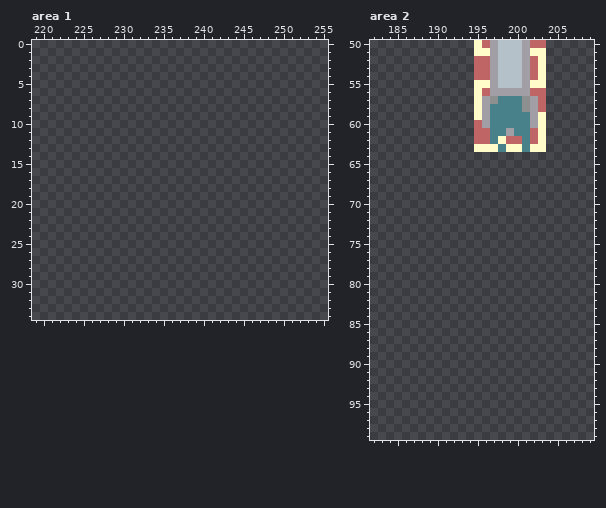
Pixel-art file: assets/sprites/Sprite-0001.aseprite. The first picture shows the starting point.
256x256 pixels, 1 frame. Colours within 5 levels of each other are drawn and written as one. Shown: area 1: x 219..255, y 0..34; area 2: x 182..209, y 50..99.
Now the later version:
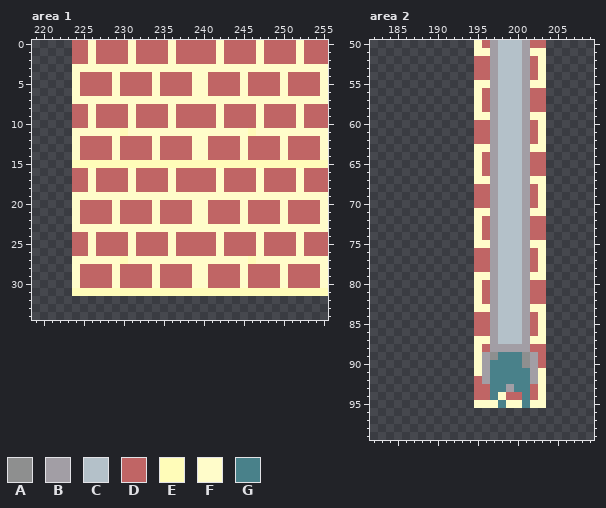
Palette (. is transparent): A #8e8f8f  B #a29ea5  C #b4c1c9  D #c06565  E #fffcb9  F #fffcca  G #49818a
Difference:
Changed rows in their new state; - is an unchanged pixel.
Area 1, layer "Layer 1":
first column x 224:
 0 DDFDDDDFDDDDFDDDDDFDDDDFDDDDFDDD
 1 DDFDDDDFDDDDFDDDDDFDDDDFDDDDFDDD
 2 DDFDDDDFDDDDFDDDDDFDDDDFDDDDFDDD
 3 FFFFFFFFFFFFFFFFFFFFFFFFFFFFFFFF
 4 FDDDDFDDDDFDDDDFFDDDDFDDDDFDDDDF
 5 FDDDDFDDDDFDDDDFFDDDDFDDDDFDDDDF
 6 FDDDDFDDDDFDDDDFFDDDDFDDDDFDDDDF
 7 FFFFFFFFFFFFFFFFFFFFFFFFFFFFFFFF
 8 DDFDDDDFDDDDFDDDDDFDDDDFDDDDFDDD
 9 DDFDDDDFDDDDFDDDDDFDDDDFDDDDFDDD
10 DDFDDDDFDDDDFDDDDDFDDDDFDDDDFDDD
11 FFFFFFEFFFFFFFFFFFFFFFEFFFFFFFFF
12 FDDDDFDDDDFDDDDFFDDDDFDDDDFDDDDF
13 FDDDDFDDDDFDDDDFFDDDDFDDDDFDDDDF
14 FDDDDFDDDDFDDDDFFDDDDFDDDDFDDDDF
15 EEEEEEEEEEEEEEEEEEEEEEEEEEEEEEEE
16 DDFDDDDFDDDDFDDDDDFDDDDFDDDDFDDD
17 DDFDDDDFDDDDFDDDDDFDDDDFDDDDFDDD
18 DDFDDDDFDDDDFDDDDDFDDDDFDDDDFDDD
19 FFFFFFFFFFFFFFFFFFFFFFFFFFFFFFFF
20 FDDDDFDDDDFDDDDFFDDDDFDDDDFDDDDF
21 FDDDDFDDDDFDDDDFFDDDDFDDDDFDDDDF
22 FDDDDFDDDDFDDDDFFDDDDFDDDDFDDDDF
23 FFFFFFFFFFFFFFFFFFFFFFFFFFFFFFFF
24 DDFDDDDFDDDDFDDDDDFDDDDFDDDDFDDD
25 DDFDDDDFDDDDFDDDDDFDDDDFDDDDFDDD
26 DDFDDDDFDDDDFDDDDDFDDDDFDDDDFDDD
27 FFFFFFEFFFFFFFFFFFFFFFEFFFFFFFFF
28 FDDDDFDDDDFDDDDFFDDDDFDDDDFDDDDF
29 FDDDDFDDDDFDDDDFFDDDDFDDDDFDDDDF
30 FDDDDFDDDDFDDDDFFDDDDFDDDDFDDDDF
31 EEEEEEEEEEEEEEEEEEEEEEEEEEEEEEEE
Area 2, layer "Layer 1":
first column x 195:
 56 ---CCC---
 57 -DBCCCBD-
 58 -DBCCCBD-
 59 -FBCCCBF-
 60 -DBCCCBD-
 61 --BCCCB--
 62 --BCCCB--
 63 --BCCCB--
 64 FDBCCCBDD
 65 FDBCCCBDD
 66 FDBCCCBDD
 67 FFBCCCBFF
 68 DDBCCCBDF
 69 DDBCCCBDF
 70 DDBCCCBDF
 71 FFBCCCBFF
 72 FDBCCCBDD
 73 FDBCCCBDD
 74 FDBCCCBDD
 75 FFBCCCBFF
 76 DDBCCCBDF
 77 DDBCCCBDF
 78 DDBCCCBDF
 79 FFBCCCBFF
 80 FDBCCCBDD
 81 FDBCCCBDD
 82 FDBCCCBDD
 83 FFBCCCBFF
 84 DDBCCCBDF
 85 DDBCCCBDF
 86 DDBCCCBDF
 87 FFBCCCBFF
 88 FDBBBBBDD
 89 FBAGGGABD
 90 FBGGGGABD
 91 FBGGGGGBF
 92 DBGGGGGBF
 93 DDGGBGGDF
 94 DDGFDDGDF
 95 FFFGFFGFF
